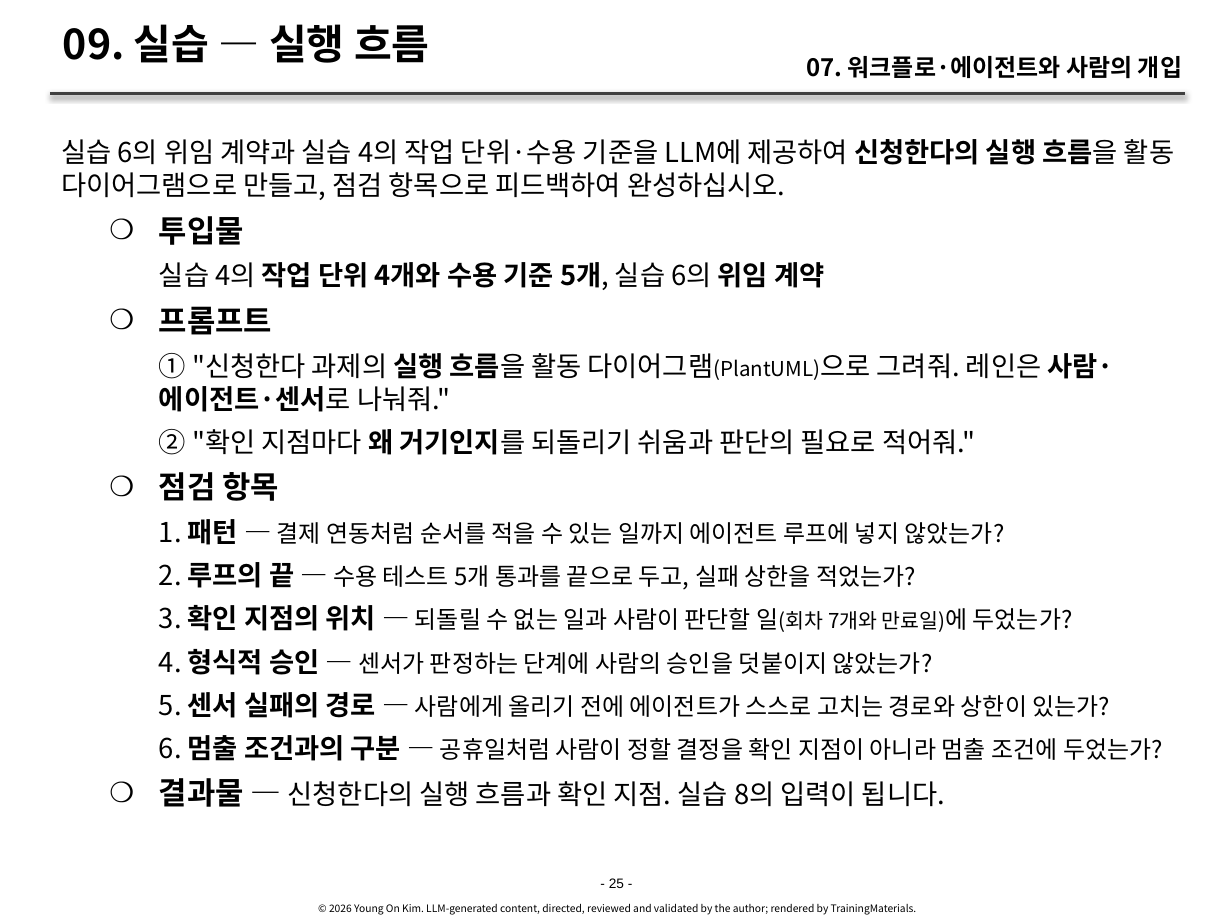
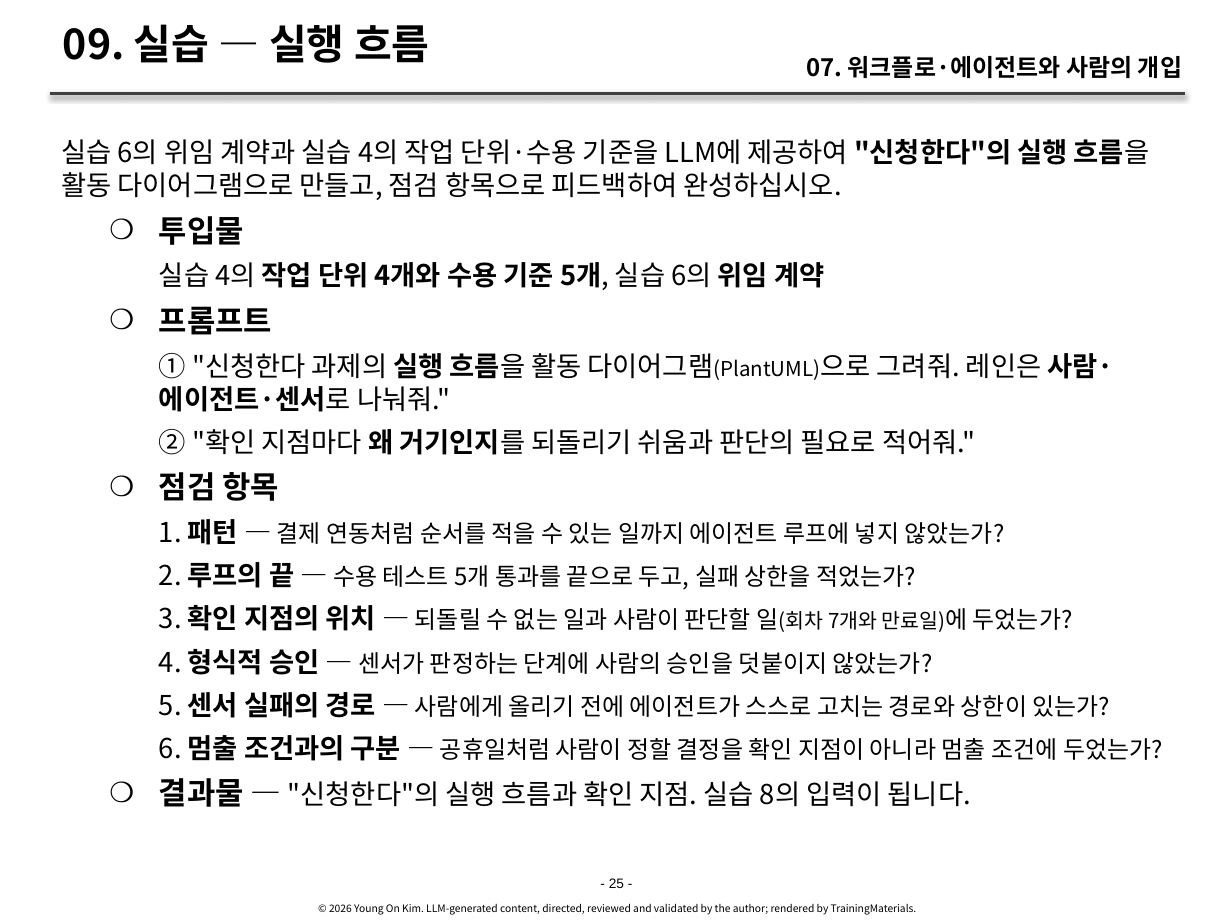
Before and after one commit to YoungSan77/TrainingMaterials, a slide deck: slide 25 of courses/ai-native/sessions/s07.pptx. Drawn at 1232x924 pixels with LibreOffice and Linux fonts; fonts in the diff are those of the drawing. Boxes give left, top, right and bottom in pixels: in the first picture for what was removed or moved away, otherwise in the second. Text is boxed around its words. In the diff, an @@ line names an element or a change of style, - is before the commit and + after.

```diff
--- a/courses/ai-native/sessions/s07.pptx
+++ b/courses/ai-native/sessions/s07.pptx
@@ text at (x1=61, y1=139, x2=1150, y2=200): text changed @@
-실습 6의 위임 계약과 실습 4의 작업 단위·수용 기준을 LLM에 제공하여 신청한다의 실행 흐름을 활동 다이어그램으로 만들고, 점검 항목으로 피드백하여 완성하십시오.
+실습 6의 위임 계약과 실습 4의 작업 단위·수용 기준을 LLM에 제공하여 "신청한다"의 실행 흐름을 활동 다이어그램으로 만들고, 점검 항목으로 피드백하여 완성하십시오.
@@ text at (x1=159, y1=778, x2=971, y2=807): text changed @@
-    ❍ 결과물 — 신청한다의 실행 흐름과 확인 지점. 실습 8의 입력이 됩니다.
+    ❍ 결과물 — "신청한다"의 실행 흐름과 확인 지점. 실습 8의 입력이 됩니다.
```
Also in this commit, not shown: 8 other slides changed, 11 other files.
